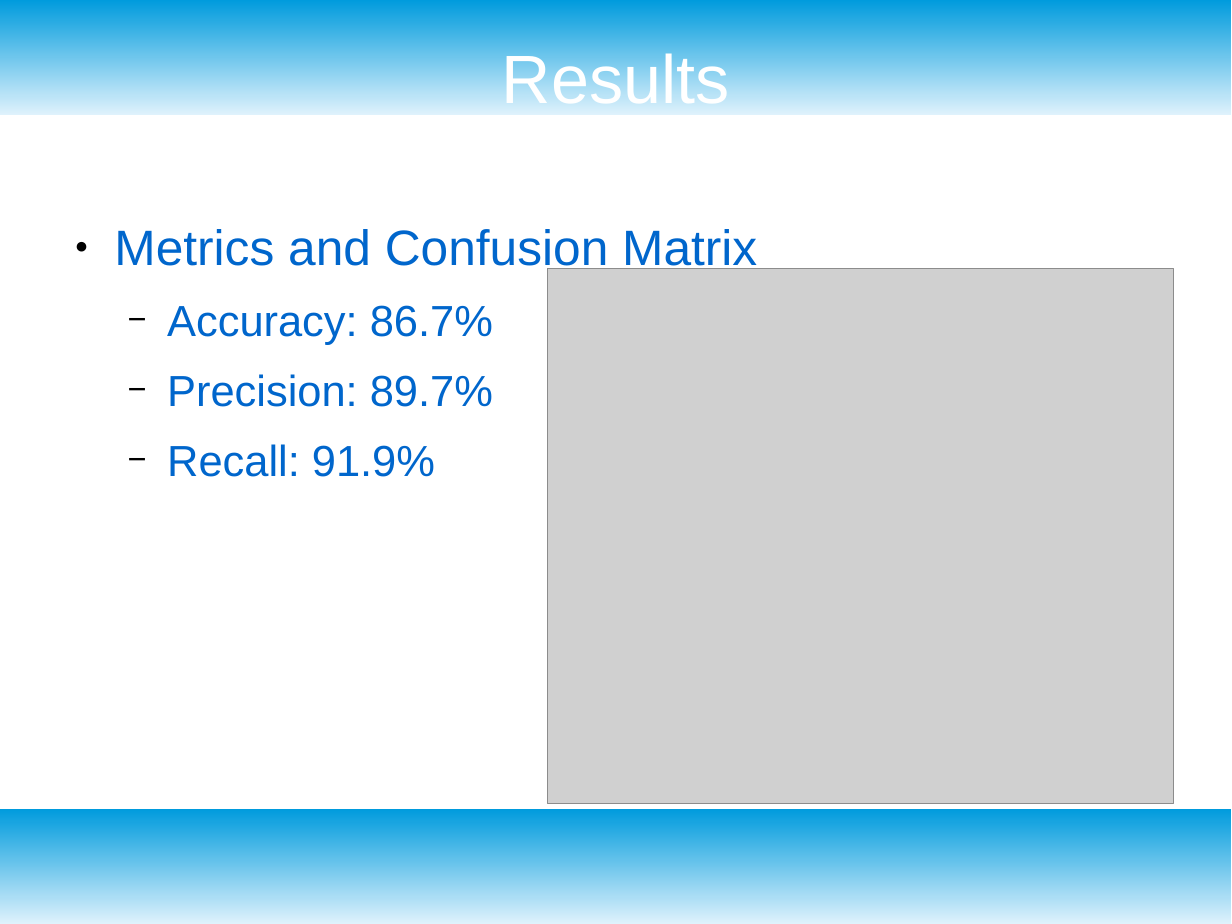
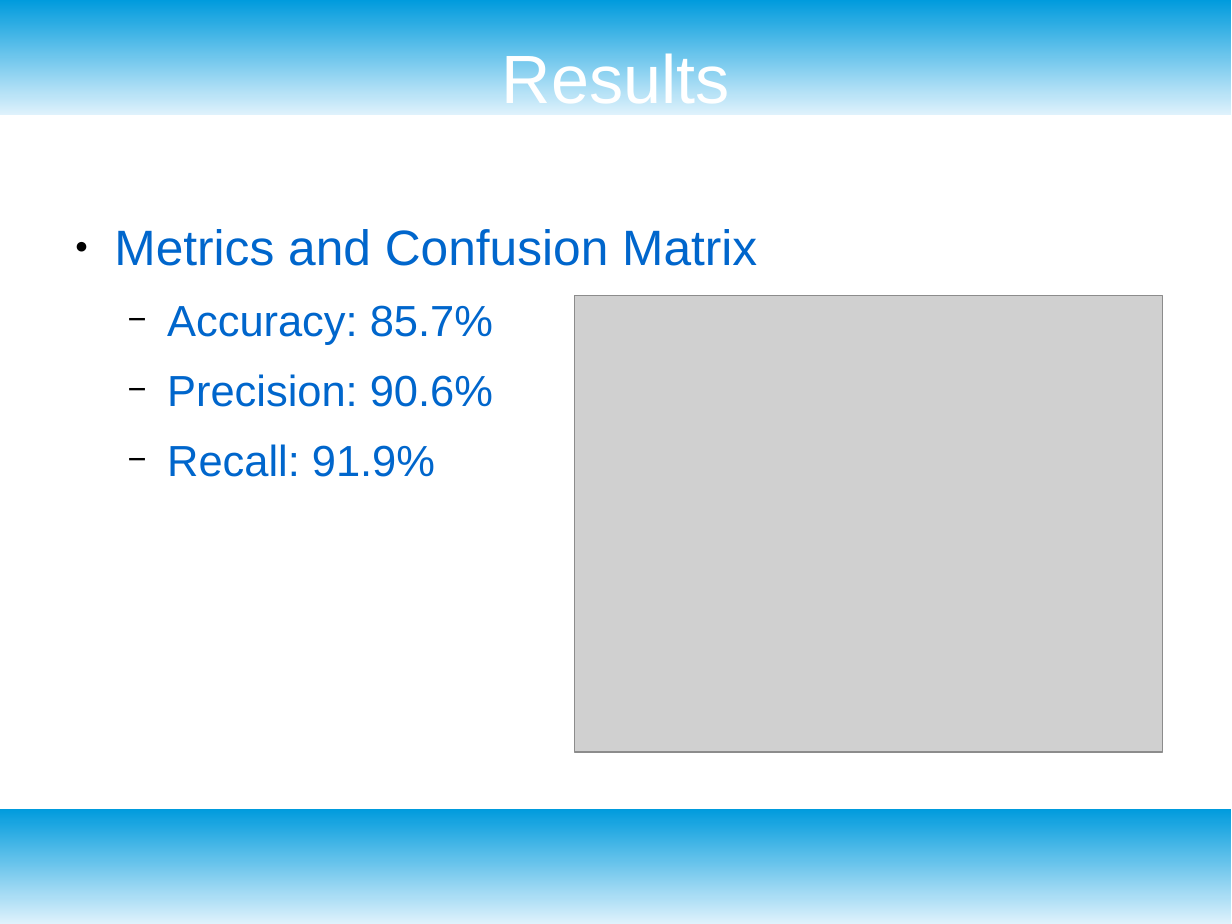
Before and after one commit to Shredder42/breast_cancer_histopathology, a slide deck: slide 5 of presentation.odp. Drawn at 1232x924 pixels with LibreOffice and Linux fonts; fonts in the diff are those of the drawing; grey boxes stand for pictures. Boxes give left, top, right and bottom in pixels: in the first picture for what was removed or moved away, otherwise in the second. Text is boxed around its words. In the diff, an @@ line names an element or a change of style, - is before the commit and + after.

```diff
--- a/presentation.odp
+++ b/presentation.odp
@@ picture: place and size @@
-picture at (548,268,1174,804)
+picture at (575,295,1163,752)
@@ text at (167,305,493,407): text changed @@
-  − Accuracy: 86.7%
-  − Precision: 89.7%
+  − Accuracy: 85.7%
+  − Precision: 90.6%
```
Also in this commit, not shown: 3 other slides changed, 3 slides added, 1 slide removed, 10 other files.
